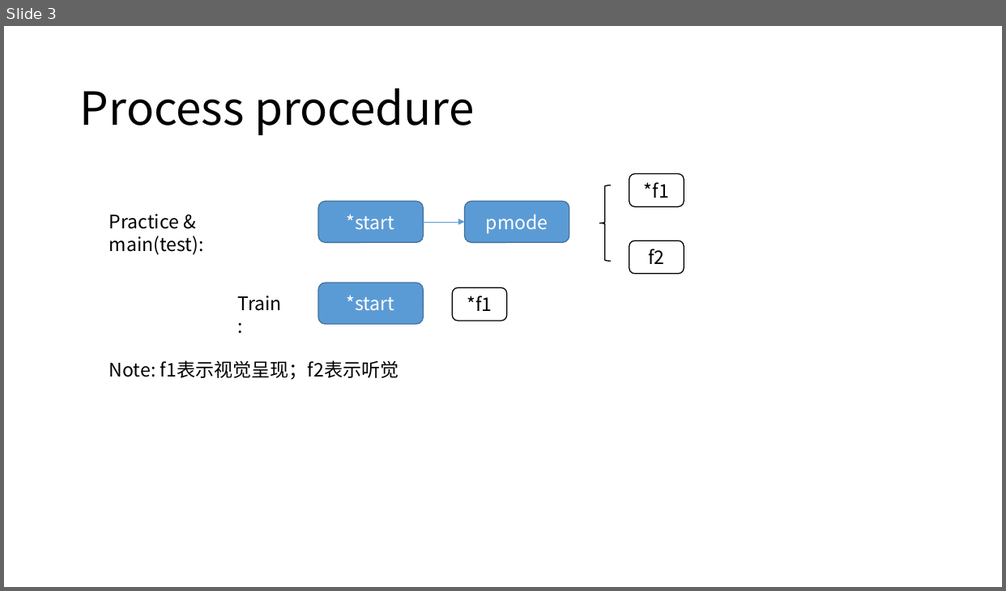
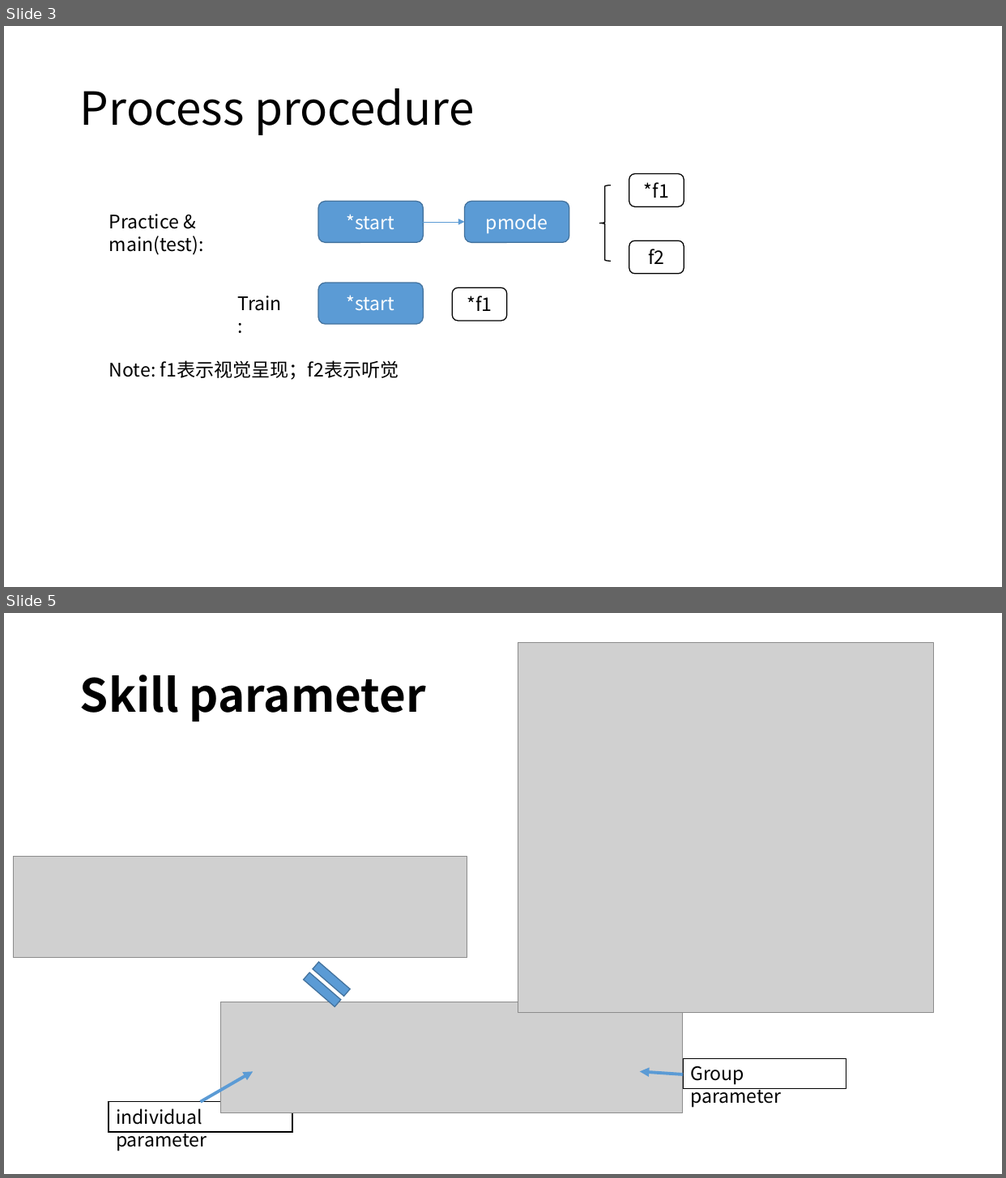
Before and after one commit to brainwatcher/grip4.0, a slide deck: preparation/grip Task introduction.pptx. Shown one above the other, each under a label of ours: slide 3 before the commit, slides 3 and 5 after it; the slides between them are not shown. The pictures are 1006x591 and 1006x1178 pixels, drawn with LibreOffice and Linux fonts; fonts in the diff are those of the drawing; grey boxes stand for pictures. Boxes give left, top, right and bottom in pixels: in the first picture for what was removed or moved away, otherwise in the second. Text is boxed around its words. In the diff, an @@ line names an element or a change of style, - is before the commit and + after.

```diff
--- a/preparation/grip Task introduction.pptx
+++ b/preparation/grip Task introduction.pptx
@@ slide 5 added at [4,613,1002,1174], background #FFFFFF @@
@@ picture added at [518,643,934,1013] @@
@@ title added at [80,675,426,722], 44 pt, text #000000, bold @@
+Skill parameter
@@ group added at [13,856,846,1131]: 2 rectangles, 2 pictures, 2 arrows, 1 math equal @@
+Group parameter
+individual parameter
```
Also in this commit, not shown: 1 other slide added, 13 other files.
